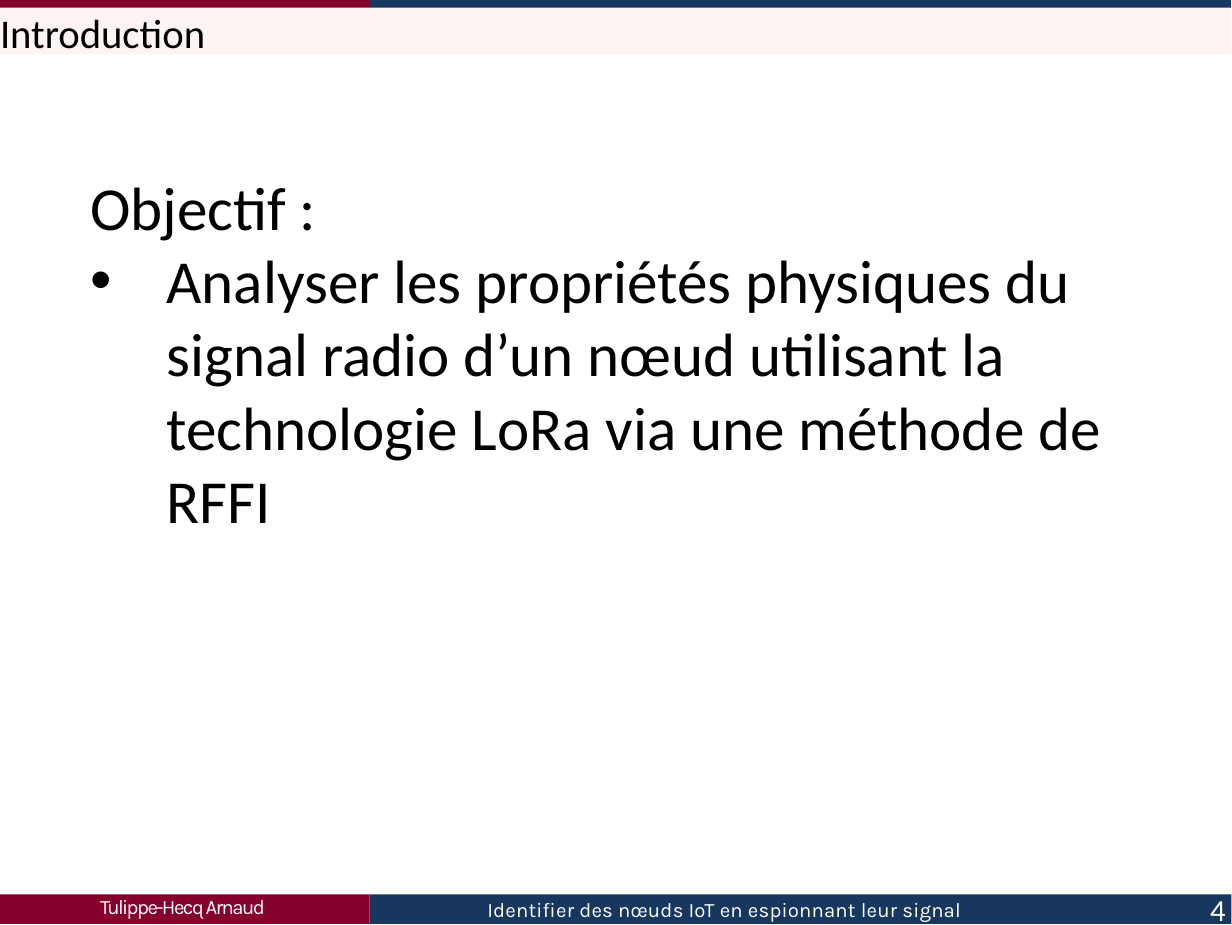
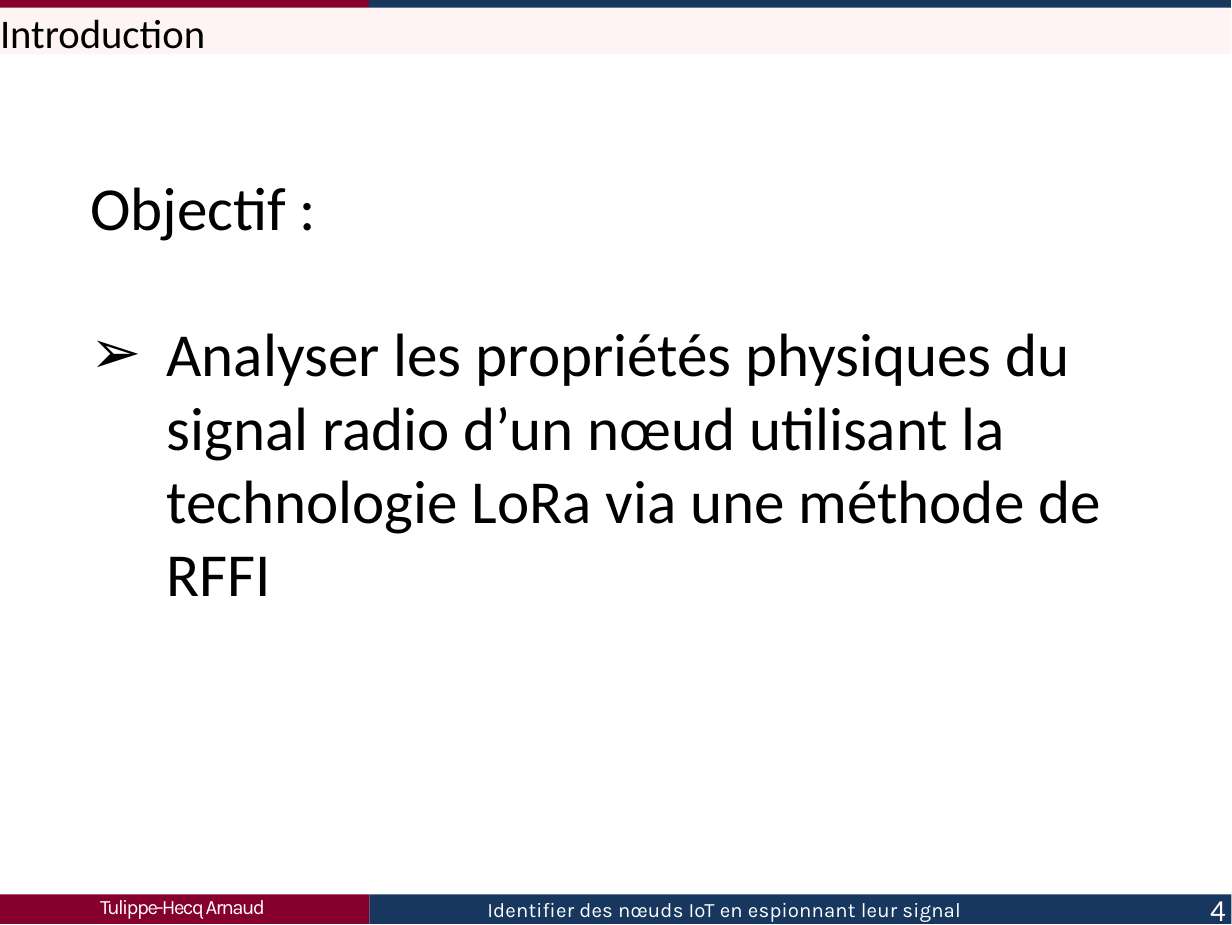
Before and after one commit to Arnaud458/TFE2023, a slide deck: slide 4 of présentation.pptx. Drawn at 1232x925 pixels with LibreOffice and Linux fonts; fonts in the diff are those of the drawing. Boxes give left, top, right and bottom in pixels: in the first picture for what was removed or moved away, otherwise in the second. Text is boxed around its words. In the diff, an @@ line names an element or a change of style, - is before the commit and + after.

```diff
--- a/présentation.pptx
+++ b/présentation.pptx
@@ text at (167,333,1100,596): bullet • to ➢ @@
```
Also in this commit, not shown: 11 other slides changed, 2 other files.
